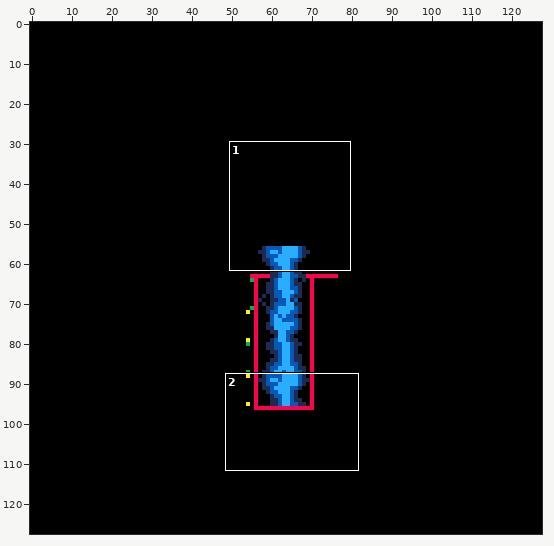
A pixel-art file gets an edit: artwork/test_laser_animation.aseprite. Above, an overview of the earlier version with the close-up marked.
Close-up. Before the commit:
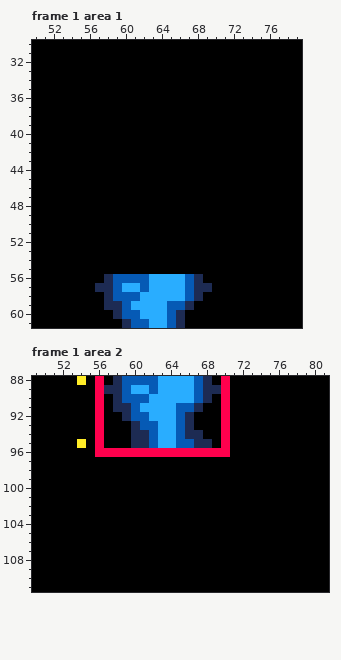
128x128 pixels, 1 frame. Shown: frame 1 area 1: x 50..79, y 30..61; frame 1 area 2: x 49..81, y 88..111. The commit also changed other frames or places, which this record leaves out.
The result:
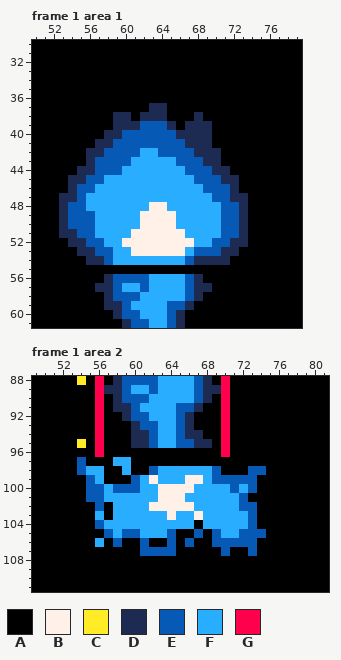
Palette (. is transparent): A #000000  B #fff1e8  C #ffec27  D #1d2b53  E #065ab5  F #29adff  G #ff004d
Log entry: animate laser start
What changed:
--- frame 1 area 1
@@ x 50..79 @@
 36 AAAAAAAAAAAAAAAAAAAAAAAAAAAAAA
-37 AAAAAAAAAAAAAAAAAAAAAAAAAAAAAA
-38 AAAAAAAAAAAAAAAAAAAAAAAAAAAAAA
-39 AAAAAAAAAAAAAAAAAAAAAAAAAAAAAA
-40 AAAAAAAAAAAAAAAAAAAAAAAAAAAAAA
-41 AAAAAAAAAAAAAAAAAAAAAAAAAAAAAA
-42 AAAAAAAAAAAAAAAAAAAAAAAAAAAAAA
-43 AAAAAAAAAAAAAAAAAAAAAAAAAAAAAA
-44 AAAAAAAAAAAAAAAAAAAAAAAAAAAAAA
-45 AAAAAAAAAAAAAAAAAAAAAAAAAAAAAA
-46 AAAAAAAAAAAAAAAAAAAAAAAAAAAAAA
-47 AAAAAAAAAAAAAAAAAAAAAAAAAAAAAA
-48 AAAAAAAAAAAAAAAAAAAAAAAAAAAAAA
-49 AAAAAAAAAAAAAAAAAAAAAAAAAAAAAA
-50 AAAAAAAAAAAAAAAAAAAAAAAAAAAAAA
-51 AAAAAAAAAAAAAAAAAAAAAAAAAAAAAA
-52 AAAAAAAAAAAAAAAAAAAAAAAAAAAAAA
-53 AAAAAAAAAAAAAAAAAAAAAAAAAAAAAA
-54 AAAAAAAAAAAAAAAAAAAAAAAAAAAAAA
+37 AAAAAAAAAAAAADDAAAAAAAAAAAAAAA
+38 AAAAAAAAADDADDDAAADAAAAAAAAAAA
+39 AAAAAAAAADDDEEEDADDDAAAAAAAAAA
+40 AAAAAAAADDEEEEEEDDDDAAAAAAAAAA
+41 AAAAAAADDEEEEEEEEDDDAAAAAAAAAA
+42 AAAAAADDEEEEFFEEEEDDDAAAAAAAAA
+43 AAAAAADEEEEFFFFFEEEDDAAAAAAAAA
+44 AAAAADDEEEFFFFFFFEEEDDAAAAAAAA
+45 AAAADDEEFFFFFFFFFFEEEDDAAAAAAA
+46 AAAADEEFFFFFFFFFFFFEEEDAAAAAAA
+47 AAADDEFFFFFFFFFFFFFFEEDDAAAAAA
+48 AAADEEFFFFFFFBBFFFFFFEEDAAAAAA
+49 AAADEEEFFFFFBBBBFFFFFEEDAAAAAA
+50 AAADEEEFFFFFBBBBFFFFFEEDAAAAAA
+51 AAADDEEFFFFBBBBBBFFFFEEDAAAAAA
+52 AAAADDEEFFBBBBBBBBFFEEDDAAAAAA
+53 AAAAADDEEFFBBBBBBFEEEDDAAAAAAA
+54 AAAAAADDEFFFFFFFFEDDDDAAAAAAAA
 55 AAAAAAAAAAAAAAAAAAAAAAAAAAAAAA
--- frame 1 area 2
@@ x 49..81 @@
  95 AAAAACAGAAADDEFFEEDDAGAAAAAAAAAAA
- 96 AAAAAAAGGGGGGGGGGGGGGGAAAAAAAAAAA
- 97 AAAAAAAAAAAAAAAAAAAAAAAAAAAAAAAAA
- 98 AAAAAAAAAAAAAAAAAAAAAAAAAAAAAAAAA
- 99 AAAAAAAAAAAAAAAAAAAAAAAAAAAAAAAAA
-100 AAAAAAAAAAAAAAAAAAAAAAAAAAAAAAAAA
-101 AAAAAAAAAAAAAAAAAAAAAAAAAAAAAAAAA
-102 AAAAAAAAAAAAAAAAAAAAAAAAAAAAAAAAA
-103 AAAAAAAAAAAAAAAAAAAAAAAAAAAAAAAAA
-104 AAAAAAAAAAAAAAAAAAAAAAAAAAAAAAAAA
-105 AAAAAAAAAAAAAAAAAAAAAAAAAAAAAAAAA
-106 AAAAAAAAAAAAAAAAAAAAAAAAAAAAAAAAA
-107 AAAAAAAAAAAAAAAAAAAAAAAAAAAAAAAAA
+ 96 AAAAAAAGAAAAAAAAAAAAAGAAAAAAAAAAA
+ 97 AAAAAEAAAFFAAAAAAAAAAAAAAAAAAAAAA
+ 98 AAAAAEFFAAFAAEFFFFFFEAAAEEAAAAAAA
+ 99 AAAAAAEFAAAEFBFFFBBFEEEEEAAAAAAAA
+100 AAAAAAEEFEEEFFBBBBFFFFEFEAAAAAAAA
+101 AAAAAAEEFFFFFFBBBFFFFFFEAAAAAAAAA
+102 AAAAAAAEAFFFFBBBBBFFFFFEEAAAAAAAA
+103 AAAAAAAFAFFFFFFBFFBFFFFFEAAAAAAAA
+104 AAAAAAAEFFFFFFFFFFAFFFFFEAAAAAAAA
+105 AAAAAAAAEFEEFFFEAAEAEFFEEEAAAAAAA
+106 AAAAAAAFAEAAEAAEAEAAEEEEEAAAAAAAA
+107 AAAAAAAAAAAAEEEEAAAAAEAAEAAAAAAAA
 108 AAAAAAAAAAAAAAAAAAAAAAAAAAAAAAAAA
Changed places in both close-ups, as pixel boxes (x1, y1, x2, y2):
changed: (59, 103, 248, 265)
changed: (77, 448, 266, 556)
